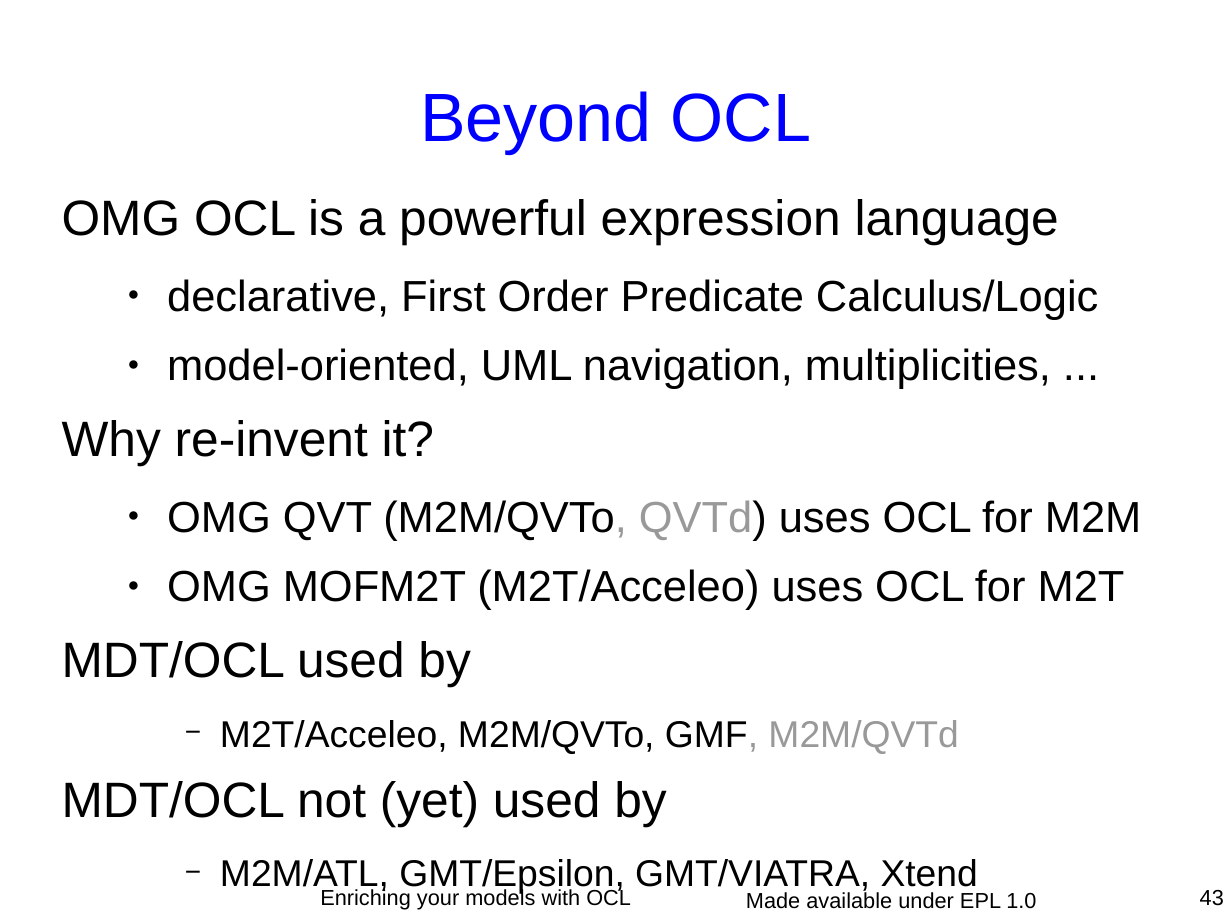
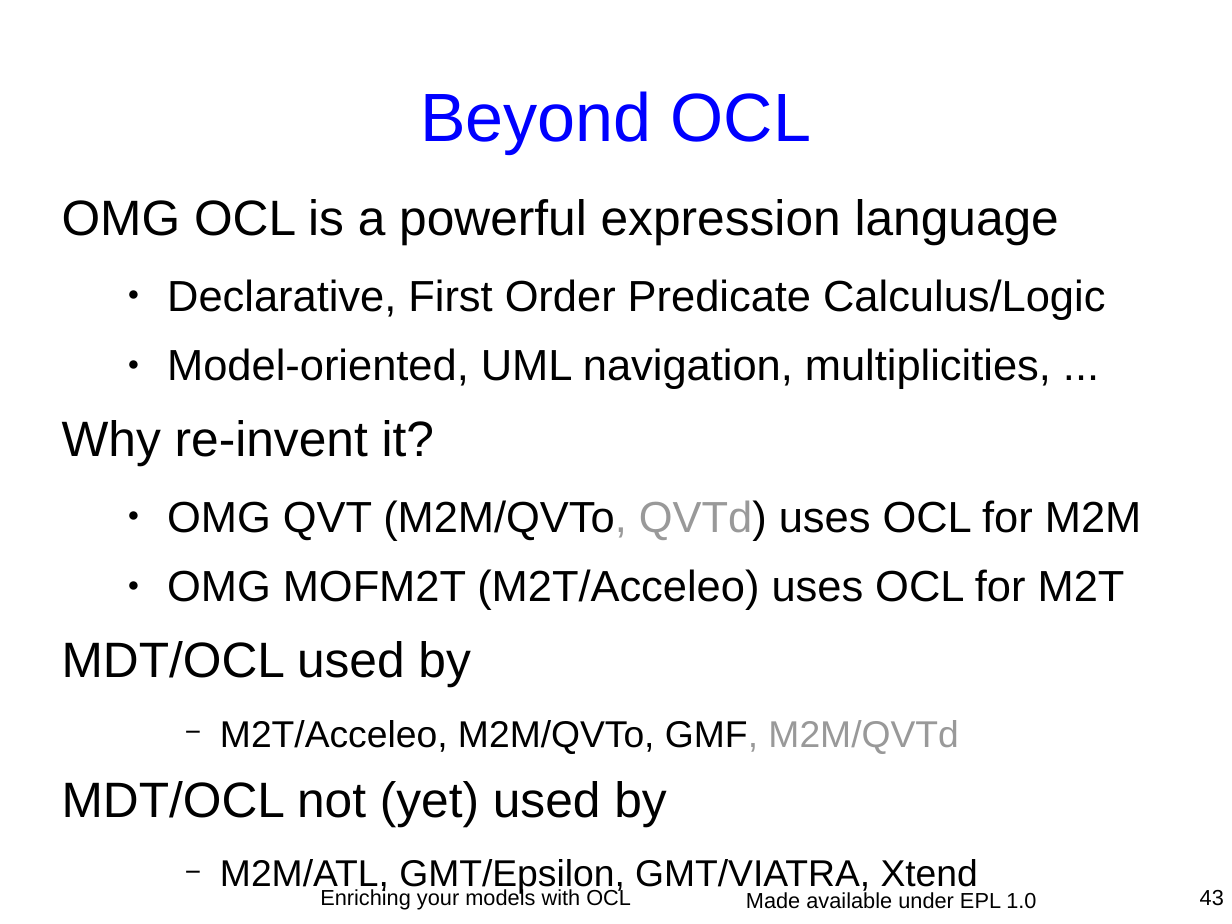
Before and after one commit to eclipse-ocl/ocl-website, a slide deck: slide 43 of ocl/docs/publications/ESE2010LongTalk/EnrichingWithOCL.odp. Drawn at 1232x924 pixels with LibreOffice and Linux fonts; fonts in the diff are those of the drawing. Boxes give left, top, right and bottom in pixels: in the first picture for what was removed or moved away, otherwise in the second. Text is boxed around its words. In the diff, an @@ line names an element or a change of style, - is before the commit and + after.

```diff
--- a/ocl/docs/publications/ESE2010LongTalk/EnrichingWithOCL.odp
+++ b/ocl/docs/publications/ESE2010LongTalk/EnrichingWithOCL.odp
@@ text at [167, 279, 1105, 389]: text changed @@
-  ● declarative, First Order Predicate Calculus/Logic
-  ● model-oriented, UML navigation, multiplicities, ...
+  ● Declarative, First Order Predicate Calculus/Logic
+  ● Model-oriented, UML navigation, multiplicities, ...
```
Also in this commit, not shown: 20 other slides changed.
